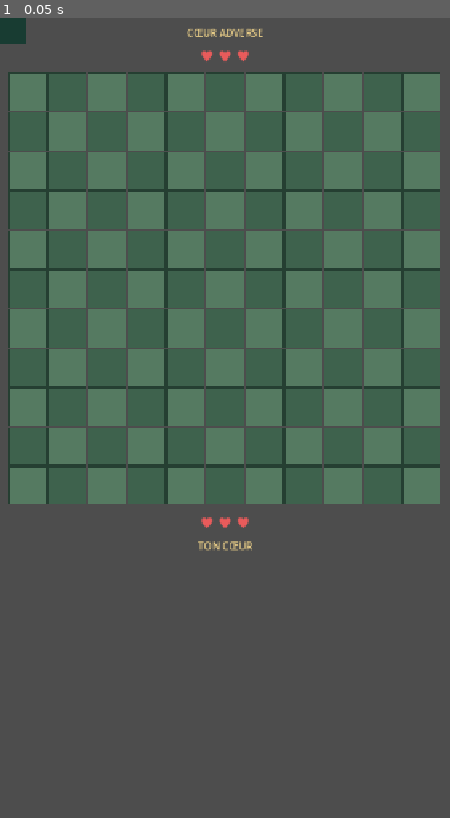
Above: before the commit, frame 1.
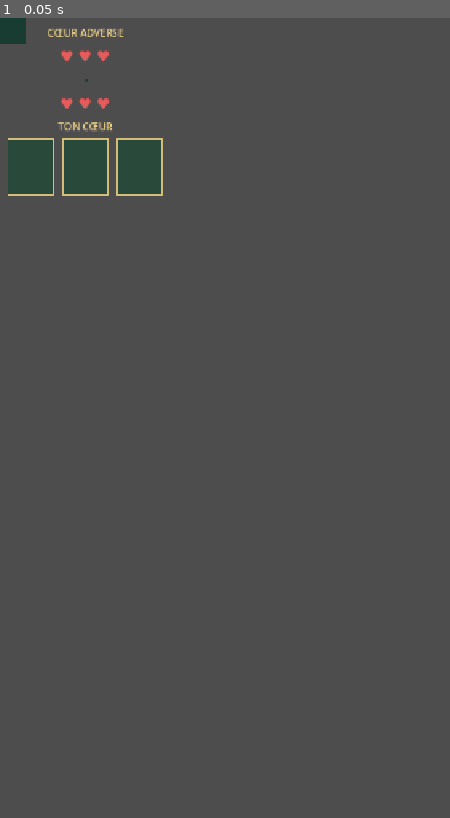
Above: after the commit, the same moment.

Repository: ptipabo/lucky-max
Game: Godot game, scene res://scenes/battle/BattleDeployment.tscn
The game is run twice, just before and just after one commit, with the same random seed, the same clock (stepped at 60 frames per second) and the same inputs. This scene is started directly instead of the project's main scene.
Inputs:
- Up to frame 1 (0.05 s): no input

The runs differ from the first frame. In frame 1, 27% of the frame differs, in the area x 1-98%, y 1-67%.

Commit message:
Creation of the deployment of figures in a battle

Diff:
--- a/scripts/Main.gd
+++ b/scripts/Main.gd
@@ -1,10 +1,13 @@
 
 extends Control
 
+# Pré-chargement des différentes scènes
 const DOORS_GAME_SCENE = preload("res://scenes/DoorsGame.tscn")
 const ADVENTURE_MAP_SCENE = preload("res://scenes/adventure/AdventureMap.tscn")
 const ADVENTURE_DIALOGUE_SCENE = preload("res://scenes/adventure/AdventureDialogue.tscn")
 const CHARACTER_SELECTION_SCENE = preload("res://scenes/battle/CharacterSelection.tscn")
+const BATTLE_DEPLOYMENT_SCENE = preload("res://scenes/battle/BattleDeployment.tscn")
+
 const BG_COLOR := Color("54423bff")
 const PANEL_COLOR := Color("38305e00")
 const ACCENT_COLOR := Color("ffc83cff")
@@ -365,11 +368,17 @@
 	selection.configure(enemy_id)
 
 func _on_team_confirmed(enemy_id: String, selected_instance_ids: Array) -> void:
-	var dialog := AcceptDialog.new()
-	dialog.title = "Équipe prête !"
-	dialog.dialog_text = "Tes 3 figurines sont sélectionnées.\n\nAdversaire : " + enemy_id
-	add_child(dialog)
-	dialog.popup_centered()
+	_clear_content()
+
+	var deployment = BATTLE_DEPLOYMENT_SCENE.instantiate()
+
+	content.add_child(deployment)
+
+	deployment.set_anchors_and_offsets_preset(Control.PRESET_FULL_RECT)
+	deployment.size_flags_horizontal = Control.SIZE_EXPAND_FILL
+	deployment.size_flags_vertical = Control.SIZE_EXPAND_FILL
+
+	deployment.configure(enemy_id, selected_instance_ids)
 
 # Génère la vue "Mini-jeux" contenant la liste de tous les mini-jeux
 func _show_games() -> void:
--- a/scripts/battle/BattleDeployment.gd
+++ b/scripts/battle/BattleDeployment.gd
@@ -1,13 +1,35 @@
 extends Control
 
 const CELL_GAP := 2.0
-const BOARD_SIZE := 11
-const CENTER_COLUMN := 5
-
+const BOARD_SIZE := 9
+const CENTER_COLUMN := 4
+
+var main_layout: VBoxContainer
 var board_grid: GridContainer
 var board_container: CenterContainer
 var opponent_lives_label: Label
 var player_lives_label: Label
+var player_figures_container: HBoxContainer
+var player_figure_slots: Array[Panel] = []
+var enemy_id: String = ""
+var selected_instance_ids: Array = []
+var selected_figures: Array = []
+var figures_layer: Control
+var combat_button: Button
+
+# Positions des figurines déjà placées.
+# Clé : instance_id / Valeur : Vector2i(ligne, colonne)
+var player_figure_positions: Dictionary = {}
+
+# Illustrations affichées sur le plateau.
+var figure_visuals: Dictionary = {}
+
+# Gestion du glisser-déposer.
+var dragged_instance_id: int = -1
+var drag_preview: TextureRect = null
+var drag_pointer_position: Vector2 = Vector2.ZERO
+var is_dragging_figure: bool = false
+var drag_origin_was_placed: bool = false
 
 func _ready() -> void:
 	_build_interface()
@@ -22,7 +44,7 @@
 	add_child(background)
 
 	# Organisation verticale.
-	var main_layout := VBoxContainer.new()
+	main_layout = VBoxContainer.new()
 	main_layout.set_anchors_and_offsets_preset(Control.PRESET_FULL_RECT)
 
 	# Petite marge autour de toute l'interface.
@@ -58,13 +80,12 @@
 	# Plateau carré.
 	board_container = CenterContainer.new()
 	board_container.size_flags_horizontal = Control.SIZE_EXPAND_FILL
-	board_container.size_flags_vertical = Control.SIZE_EXPAND_FILL
-
-	var screen_width: float = get_viewport_rect().size.x - 24.0
-	board_container.custom_minimum_size = Vector2(screen_width, screen_width)
-
+	board_container.size_flags_vertical = Control.SIZE_SHRINK_CENTER
+	board_container.custom_minimum_size = Vector2.ZERO
 	board_container.resized.connect(_update_board_size)
 	main_layout.add_child(board_container)
+
+	main_layout.resized.connect(_update_board_size)
 
 	board_grid = GridContainer.new()
 	board_grid.size_flags_horizontal = Control.SIZE_SHRINK_CENTER
@@ -74,7 +95,19 @@
 	board_grid.add_theme_constant_override("v_separation", 2)
 	board_container.add_child(board_grid)
 
+	# Calque d'affichage des figurines.
+	figures_layer = Control.new()
+	figures_layer.name = "FiguresLayer"
+	figures_layer.set_anchors_and_offsets_preset(Control.PRESET_FULL_RECT)
+	figures_layer.mouse_filter = Control.MOUSE_FILTER_IGNORE
+	figures_layer.clip_contents = false
+	figures_layer.z_index = 1
+
+	board_container.add_child(figures_layer)
+
 	_create_board()
+	# Cette ligne permet d'attendre que Godot ait attribué leurs dimensions aux conteneurs avant de
+	# calculer la taille des cases.
 	call_deferred("_update_board_size")
 
 	# Cœur du joueur.
@@ -97,6 +130,18 @@
 	player_label.size_flags_horizontal = Control.SIZE_EXPAND_FILL
 	main_layout.add_child(player_label)
 
+	# Barre des figurines du joueur.
+	player_figures_container = HBoxContainer.new()
+	player_figures_container.alignment = BoxContainer.ALIGNMENT_CENTER
+	player_figures_container.size_flags_horizontal = Control.SIZE_EXPAND_FILL
+	player_figures_container.custom_minimum_size.y = 90
+	player_figures_container.add_theme_constant_override("separation", 12)
+
+	main_layout.add_child(player_figures_container)
+
+	_create_player_figure_slots()
+	_create_combat_button()
+
 	_update_board_size()
 
 
@@ -104,37 +149,76 @@
 	for row in range(BOARD_SIZE):
 		for column in range(BOARD_SIZE):
 			var cell := Panel.new()
+
 			cell.custom_minimum_size = Vector2(1, 1)
 
+			# On identifie la position de la case.
+			cell.set_meta("row", row)
+			cell.set_meta("column", column)
+
 			var style := StyleBoxFlat.new()
 
-			if (row + column) % 2 == 0:
+			# Couleur selon la zone du plateau.
+			if row <= 1:
+				style.bg_color = Color("#55705D")
+			elif row <= 6:
+				style.bg_color = Color("#3E624D")
+			else:
 				style.bg_color = Color("#557A61")
-			else:
-				style.bg_color = Color("#3E624D")
-
+
+			# Bordures.
 			style.set_border_width_all(1)
 			style.border_color = Color("#253F32")
 
 			cell.add_theme_stylebox_override("panel", style)
+
 			board_grid.add_child(cell)
 
+			cell.gui_input.connect(_on_cell_input.bind(row, column))
+
 func _update_board_size() -> void:
-	if board_container == null or board_grid == null:
+	if main_layout == null or board_container == null or board_grid == null:
 		return
 
 	var available_width: float = board_container.size.x
-	var available_height: float = board_container.size.y
-
-	# On attend que le conteneur ait reçu ses dimensions.
+	var available_height: float = main_layout.size.y
+
 	if available_width <= 0 or available_height <= 0:
 		return
 
-	# Le plateau doit rester carré.
-	var board_size: float = min(available_width, available_height)
-
+	# Calcul de la hauteur utilisée par les autres éléments.
+	var fixed_height: float = 0.0
+
+	for child in main_layout.get_children():
+		if child != board_container:
+			fixed_height += child.get_combined_minimum_size().y
+
+	# Espacement entre les éléments du VBoxContainer.
+	var separation: float = (
+		main_layout.get_theme_constant("separation")
+		* (main_layout.get_child_count() - 1)
+	)
+
+	# Hauteur réellement disponible pour le plateau.
+	var board_available_height: float = (
+		available_height - fixed_height - separation
+	)
+
+	if board_available_height <= 0:
+		return
+
+	# Le plateau ne dépasse ni la largeur ni la hauteur disponible.
+	var board_size: float = min(
+		available_width,
+		board_available_height
+	)
+
+	# On réserve exactement cette hauteur au plateau.
+	board_container.custom_minimum_size.y = board_size
+
+	# Calcul de la taille de chaque case.
 	var cell_size: float = (
-		board_size - (CELL_GAP * (BOARD_SIZE - 1))
+		board_size - CELL_GAP * (BOARD_SIZE - 1)
 	) / BOARD_SIZE
 
 	if cell_size <= 0:
@@ -142,3 +226,494 @@
 
 	for cell in board_grid.get_children():
 		cell.custom_minimum_size = Vector2(cell_size, cell_size)
+
+	call_deferred("_align_figures_layer")
+
+func _on_cell_input(event: InputEvent, row: int, column: int) -> void:
+	if event is InputEventMouseButton:
+		if event.button_index == MOUSE_BUTTON_LEFT and event.pressed:
+			print("Case sélectionnée : ligne ", row, " / colonne ", column)
+
+func _create_player_figure_slots() -> void:
+	player_figure_slots.clear()
+
+	for i in range(3):
+		var slot := Panel.new()
+		slot.custom_minimum_size = Vector2(75, 75)
+
+		var style := StyleBoxFlat.new()
+		style.bg_color = Color("#294A3A")
+		style.set_border_width_all(2)
+		style.border_color = Color("#D5BD79")
+
+		slot.add_theme_stylebox_override("panel", style)
+
+		player_figures_container.add_child(slot)
+		player_figure_slots.append(slot)
+
+		slot.gui_input.connect(_on_figure_slot_input.bind(i))
+
+func configure(opponent_id: String, instance_ids: Array) -> void:
+	enemy_id = opponent_id
+	selected_instance_ids = instance_ids.duplicate()
+
+	var collection: Array = GameManager.get_collection()
+	selected_figures.clear()
+
+	for instance_id in selected_instance_ids:
+		for figurine in collection:
+			if int(figurine.get("instance_id", -1)) == int(instance_id):
+				var character_data: Dictionary = GameManager.get_character_data(
+					str(figurine.get("character_id", ""))
+				)
+
+				selected_figures.append({
+					"instance_id": instance_id,
+					"character_id": figurine.get("character_id", ""),
+					"level": figurine.get("level", 1),
+					"data": character_data
+				})
+
+				break
+
+	_refresh_player_figure_slots()
+
+func _refresh_player_figure_slots() -> void:
+	for i in range(player_figure_slots.size()):
+		var slot: Panel = player_figure_slots[i]
+
+		# Nettoyer le contenu précédent.
+		for child in slot.get_children():
+			child.queue_free()
+
+		if i >= selected_figures.size():
+			continue
+
+		var figure: Dictionary = selected_figures[i]
+		var instance_id := int(figure.get("instance_id", -1))
+
+		if player_figure_positions.has(instance_id):
+			continue
+
+		if is_dragging_figure and instance_id == dragged_instance_id:
+			continue
+
+		var character_data: Dictionary = figure.get("data", {})
+
+		# Organisation verticale.
+		var layout := VBoxContainer.new()
+		layout.set_anchors_and_offsets_preset(Control.PRESET_FULL_RECT)
+		layout.add_theme_constant_override("separation", 2)
+		layout.mouse_filter = Control.MOUSE_FILTER_IGNORE
+		slot.add_child(layout)
+
+		# Portrait.
+		var portrait := TextureRect.new()
+		portrait.custom_minimum_size = Vector2(55, 52)
+		portrait.size_flags_horizontal = Control.SIZE_EXPAND_FILL
+		portrait.expand_mode = TextureRect.EXPAND_IGNORE_SIZE
+		portrait.stretch_mode = TextureRect.STRETCH_KEEP_ASPECT_CENTERED
+		portrait.mouse_filter = Control.MOUSE_FILTER_IGNORE
+
+		var image_path: String = "res://assets/characters/" + str(character_data.get("image", ""))
+
+		if image_path != "":
+			var texture := load(image_path) as Texture2D
+			if texture != null:
+				portrait.texture = texture
+
+		layout.add_child(portrait)
+
+		# Nom de la figurine.
+		var figure_name := Label.new()
+		figure_name.text = str(character_data.get("name", "Figurine"))
+		figure_name.horizontal_alignment = HORIZONTAL_ALIGNMENT_CENTER
+		figure_name.add_theme_font_size_override("font_size", 11)
+		figure_name.clip_text = true
+		figure_name.mouse_filter = Control.MOUSE_FILTER_IGNORE
+
+		layout.add_child(figure_name)
+		_update_combat_button()
+	_update_combat_button()
+
+func _align_figures_layer() -> void:
+	if figures_layer == null or board_grid == null:
+		return
+
+	figures_layer.position = board_grid.position
+	figures_layer.size = board_grid.size
+
+func _get_cell_center(row: int, column: int) -> Vector2:
+	if board_grid == null or board_grid.get_child_count() == 0:
+		return Vector2.ZERO
+
+	var first_cell := board_grid.get_child(0) as Control
+	var cell_size: float = first_cell.size.x
+
+	var spacing: float = CELL_GAP
+
+	var x: float = column * (cell_size + spacing) + cell_size / 2.0
+	var y: float = row * (cell_size + spacing) + cell_size / 2.0
+
+	return Vector2(x, y)
+
+func _create_figure_visual(
+	figure: Dictionary,
+	row: int,
+	column: int
+) -> void:
+
+	var instance_id: int = int(figure.get("instance_id", -1))
+
+	if instance_id < 0 or figures_layer == null:
+		return
+
+	var character_data: Dictionary = figure.get("data", {})
+	var image_name: String = str(character_data.get("image", ""))
+
+	if image_name.is_empty():
+		return
+
+	var image_path: String = "res://assets/characters/" + image_name
+	var texture := load(image_path) as Texture2D
+
+	if texture == null:
+		push_warning("Impossible de charger : " + image_path)
+		return
+
+	# Taille de la case.
+	var cell_center: Vector2 = _get_cell_center(row, column)
+	var cell_size: float = board_grid.get_child(0).size.x
+
+	# La figurine dépasse légèrement de son socle.
+	var sprite_width: float = cell_size * 1.4
+
+	# Conservation des proportions originales.
+	var texture_ratio: float = (
+		float(texture.get_width()) / float(texture.get_height())
+	)
+
+	var sprite_height: float = sprite_width / texture_ratio
+
+	var sprite := TextureRect.new()
+	sprite.texture = texture
+	sprite.expand_mode = TextureRect.EXPAND_IGNORE_SIZE
+	sprite.stretch_mode = TextureRect.STRETCH_KEEP_ASPECT_CENTERED
+	sprite.mouse_filter = Control.MOUSE_FILTER_STOP
+	sprite.gui_input.connect(_on_placed_figure_input.bind(instance_id))
+
+	sprite.size = Vector2(sprite_width, sprite_height)
+
+	# Centrage horizontal et alignement du bas sur la case.
+	sprite.position = Vector2(
+		cell_center.x - sprite_width / 2.0,
+		cell_center.y + cell_size / 2.0 - sprite_height
+	)
+
+	# Les figurines situées plus bas passent devant.
+	sprite.z_index = row
+
+	figures_layer.add_child(sprite)
+
+	# Mémorisation de l'illustration et de sa position.
+	figure_visuals[instance_id] = sprite
+	player_figure_positions[instance_id] = Vector2i(row, column)
+
+func _on_figure_slot_input(event: InputEvent, slot_index: int) -> void:
+	if deployment_confirmed:
+		return
+
+	var pointer_position := Vector2.ZERO
+
+	if event is InputEventMouseButton:
+		if event.button_index != MOUSE_BUTTON_LEFT or not event.pressed:
+			return
+		pointer_position = get_global_mouse_position()
+
+	elif event is InputEventScreenTouch:
+		if not event.pressed:
+			return
+		pointer_position = event.position
+
+	else:
+		return
+
+	if slot_index >= selected_figures.size():
+		return
+
+	var figure: Dictionary = selected_figures[slot_index]
+	var instance_id := int(figure.get("instance_id", -1))
+
+	# Ne pas reprendre une figurine déjà placée.
+	if player_figure_positions.has(instance_id):
+		return
+
+	if is_dragging_figure:
+		return
+
+	_start_figure_drag(figure, pointer_position)
+	_refresh_player_figure_slots()
+
+
+func _start_figure_drag(figure: Dictionary, pointer_position: Vector2) -> void:
+	if is_dragging_figure:
+		return
+
+	if figures_layer == null:
+		return
+
+	var character_data: Dictionary = figure.get("data", {})
+	var image_name := str(character_data.get("image", ""))
+	var image_path := "res://assets/characters/" + image_name
+	var texture := load(image_path) as Texture2D
+
+	if texture == null:
+		push_warning("Impossible de charger : " + image_path)
+		return
+
+	dragged_instance_id = int(figure.get("instance_id", -1))
+	is_dragging_figure = true
+	drag_pointer_position = pointer_position
+
+	var cell_size: float = board_grid.get_child(0).size.x
+	var sprite_width: float = cell_size * 1.4
+	var texture_ratio := float(texture.get_width()) / float(texture.get_height())
+	var sprite_height := sprite_width / texture_ratio
+
+	drag_preview = TextureRect.new()
+	drag_preview.texture = texture
+	drag_preview.expand_mode = TextureRect.EXPAND_IGNORE_SIZE
+	drag_preview.stretch_mode = TextureRect.STRETCH_KEEP_ASPECT_CENTERED
+	drag_preview.mouse_filter = Control.MOUSE_FILTER_IGNORE
+	drag_preview.size = Vector2(sprite_width, sprite_height)
+	drag_preview.modulate = Color(1, 1, 1, 0.8)
+	drag_preview.z_index = 100
+
+	figures_layer.add_child(drag_preview)
+
+	var local_position := figures_layer.get_global_transform().affine_inverse() * pointer_position
+	drag_preview.position = Vector2(
+		local_position.x - sprite_width / 2.0,
+		local_position.y - sprite_height
+	)
+
+func _input(event: InputEvent) -> void:
+	if not is_dragging_figure or drag_preview == null:
+		return
+
+	var pointer_moved := false
+	var pointer_released := false
+	var new_position := drag_pointer_position
+
+	if event is InputEventMouseMotion:
+		new_position = event.position
+		pointer_moved = true
+
+	elif event is InputEventScreenDrag:
+		new_position = event.position
+		pointer_moved = true
+
+	elif event is InputEventMouseButton:
+		if event.button_index == MOUSE_BUTTON_LEFT and not event.pressed:
+			pointer_released = true
+
+	elif event is InputEventScreenTouch:
+		if not event.pressed:
+			pointer_released = true
+
+	if pointer_moved:
+		drag_pointer_position = new_position
+
+		var local_position := (
+			figures_layer.get_global_transform().affine_inverse()
+			* drag_pointer_position
+		)
+
+		drag_preview.position = Vector2(
+			local_position.x - drag_preview.size.x / 2.0,
+			local_position.y - drag_preview.size.y
+		)
+
+	if pointer_released:
+		_drop_figure_on_board(drag_pointer_position)
+
+func _cancel_figure_drag() -> void:
+	if drag_preview != null:
+		drag_preview.queue_free()
+
+	drag_preview = null
+	if drag_origin_was_placed and figure_visuals.has(dragged_instance_id):
+		var original_sprite: TextureRect = figure_visuals[dragged_instance_id]
+		original_sprite.visible = true
+	dragged_instance_id = -1
+	is_dragging_figure = false
+	drag_origin_was_placed = false
+
+	_refresh_player_figure_slots()
+
+func _drop_figure_on_board(global_position: Vector2) -> void:
+	var local_position := (
+		board_grid.get_global_transform().affine_inverse()
+		* global_position
+	)
+
+	var cell_size: float = board_grid.get_child(0).size.x
+	var cell_step: float = cell_size + CELL_GAP
+
+	var column := int(floor(local_position.x / cell_step))
+	var row := int(floor(local_position.y / cell_step))
+
+	var valid_position := (
+		row >= 7
+		and row <= 8
+		and column >= 0
+		and column < BOARD_SIZE
+		and local_position.x >= 0
+		and local_position.y >= 0
+	)
+
+	var occupied_instance_id: int = -1
+
+	if valid_position:
+		for id in player_figure_positions:
+			var position: Vector2i = player_figure_positions[id]
+
+			if position == Vector2i(row, column) and int(id) != dragged_instance_id:
+				occupied_instance_id = int(id)
+				break
+
+		# Une figurine venant du bas ne peut pas échanger
+		# sa place avec une figurine déjà posée.
+		if occupied_instance_id != -1 and not drag_origin_was_placed:
+			valid_position = false
+
+	if valid_position:
+		var figure: Dictionary = {}
+
+		for selected_figure in selected_figures:
+			if int(selected_figure.get("instance_id", -1)) == dragged_instance_id:
+				figure = selected_figure
+				break
+
+		if not figure.is_empty():
+			var was_placed := drag_origin_was_placed
+			var old_position: Vector2i = Vector2i(-1, -1)
+
+			if was_placed:
+				old_position = player_figure_positions[dragged_instance_id]
+
+				# Supprimer l'ancienne représentation de la figurine déplacée.
+				if figure_visuals.has(dragged_instance_id):
+					figure_visuals[dragged_instance_id].queue_free()
+					figure_visuals.erase(dragged_instance_id)
+
+				player_figure_positions.erase(dragged_instance_id)
+
+			var exchanged_figure: Dictionary = {}
+
+			if occupied_instance_id != -1:
+				for selected_figure in selected_figures:
+					if int(selected_figure.get("instance_id", -1)) == occupied_instance_id:
+						exchanged_figure = selected_figure
+						break
+
+				if was_placed:
+					if figure_visuals.has(occupied_instance_id):
+						figure_visuals[occupied_instance_id].queue_free()
+						figure_visuals.erase(occupied_instance_id)
+
+					player_figure_positions.erase(occupied_instance_id)
+
+			_cancel_figure_drag()
+
+			_create_figure_visual(figure, row, column)
+
+			if not exchanged_figure.is_empty() and was_placed:
+				_create_figure_visual(
+					exchanged_figure,
+					old_position.x,
+					old_position.y
+				)
+
+			_refresh_player_figure_slots()
+			return
+
+	# Dépôt invalide : la figurine retourne à son emplacement initial.
+	_cancel_figure_drag()
+
+func _on_placed_figure_input(event: InputEvent, instance_id: int) -> void:
+	if deployment_confirmed:
+		return
+
+	if is_dragging_figure:
+		return
+
+	var pointer_position := Vector2.ZERO
+
+	if event is InputEventMouseButton:
+		if event.button_index != MOUSE_BUTTON_LEFT or not event.pressed:
+			return
+		pointer_position = get_global_mouse_position()
+
+	elif event is InputEventScreenTouch:
+		if not event.pressed:
+			return
+		pointer_position = event.position
+
+	else:
+		return
+
+	var figure: Dictionary = {}
+
+	for selected_figure in selected_figures:
+		if int(selected_figure.get("instance_id", -1)) == instance_id:
+			figure = selected_figure
+			break
+
+	if figure.is_empty():
+		return
+
+	drag_origin_was_placed = true
+
+	if figure_visuals.has(instance_id):
+		var original_sprite: TextureRect = figure_visuals[instance_id]
+		original_sprite.visible = false
+
+	_start_figure_drag(figure, pointer_position)
+	_update_combat_button()
+
+func _create_combat_button() -> void:
+	combat_button = Button.new()
+	combat_button.text = "COMBAT !"
+	combat_button.custom_minimum_size = Vector2(0, 48)
+	combat_button.size_flags_horizontal = Control.SIZE_EXPAND_FILL
+	combat_button.visible = false
+
+	main_layout.add_child(combat_button)
+	combat_button.pressed.connect(_on_combat_button_pressed)
+
+func _update_combat_button() -> void:
+	if combat_button == null:
+		return
+
+	combat_button.visible = (
+		player_figure_positions.size() == 3
+		and not is_dragging_figure
+	)
+
+var deployment_confirmed: bool = false
+
+
+func _on_combat_button_pressed() -> void:
+	if player_figure_positions.size() != 3:
+		return
+
+	if is_dragging_figure:
+		return
+
+	deployment_confirmed = true
+	combat_button.disabled = true
+	combat_button.text = "DÉPLOIEMENT VALIDÉ !"
+
+	print("Déploiement confirmé !")
+	print("Positions des figurines : ", player_figure_positions)
